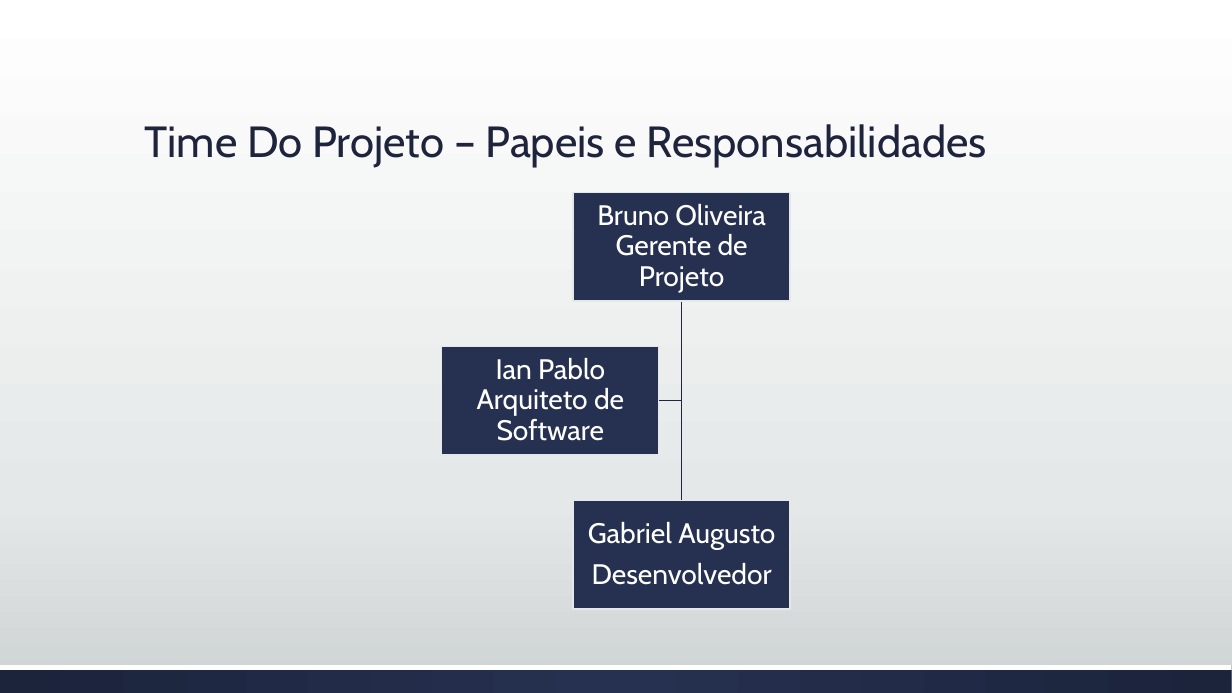
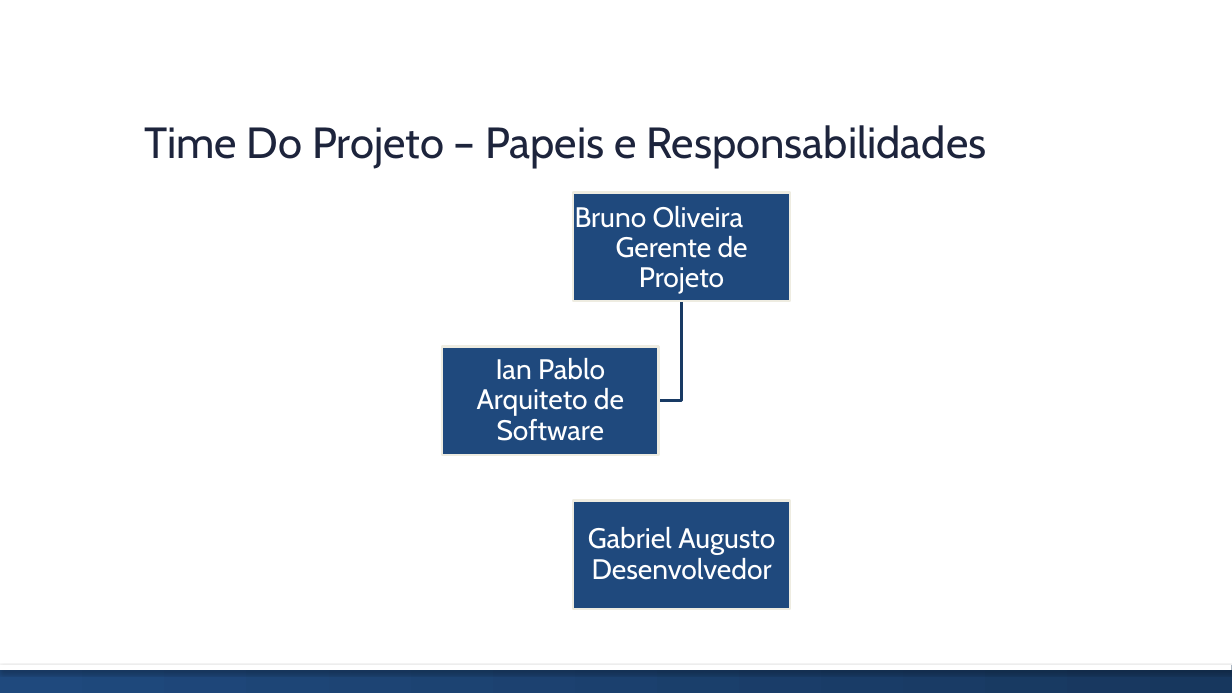
Before and after one commit to brunoedu/gestaoprojetos, a slide deck: slide 7 of Apresentação do projeto FINAL.pptx. Drawn at 1232x693 pixels with LibreOffice and Linux fonts; fonts in the diff are those of the drawing. Boxes give left, top, right and bottom in pixels: in the first picture for what was removed or moved away, otherwise in the second. Text is boxed around its words. In the diff, an @@ line names an element or a change of style, - is before the commit and + after.

```diff
--- a/Apresentação do projeto FINAL.pptx
+++ b/Apresentação do projeto FINAL.pptx
@@ background gradient #FFFFFF to #E5E8E8 to #CDD2D2 to #FFFFFF @@
@@ rectangle "Bruno Oliveira" at <box>573,192,790,300</box>: fill none to #1F497D; outline none to #EEECE1 2 pt @@
@@ rectangle removed at <box>573,192,790,300</box> @@
@@ text in rectangle at <box>575,206,748,294</box>: text changed @@
-Bruno Oliveira
-Gerente de Projeto
+Bruno Oliveira
+Gerente de Projeto
@@ freeform shape at <box>659,301,682,401</box>: outline #1E2640 1 pt to #193A64 2 pt @@
@@ freeform shape at <box>677,301,687,501</box>: outline #1E2640 1 pt to #193A64 2 pt @@
@@ 3 rectangles: place and size @@
-3 rectangles at <box>477,204,775,585</box>
+3 rectangles at <box>442,192,790,609</box>
@@ rectangle "Ian Pablo Arquiteto de Software" at <box>442,347,659,455</box>: less space between paragraphs; fill none to #1F497D; outline none to #EEECE1 2 pt @@
@@ rectangle removed at <box>442,347,659,455</box> @@
@@ rectangle "Gabriel Augusto" at <box>573,501,790,609</box>: less space between paragraphs; fill none to #1F497D; outline none to #EEECE1 2 pt @@
@@ rectangle removed at <box>573,501,790,609</box> @@
@@ rectangle at <box>0,665,1232,670</box>: shadow on @@
@@ rectangle at <box>0,665,1232,693</box>: fill gradient #263050 to #1D243C to gradient #1F497D to #17375E @@
```
Also in this commit, not shown: 14 other slides changed, 1 slide added, 1 slide removed.
